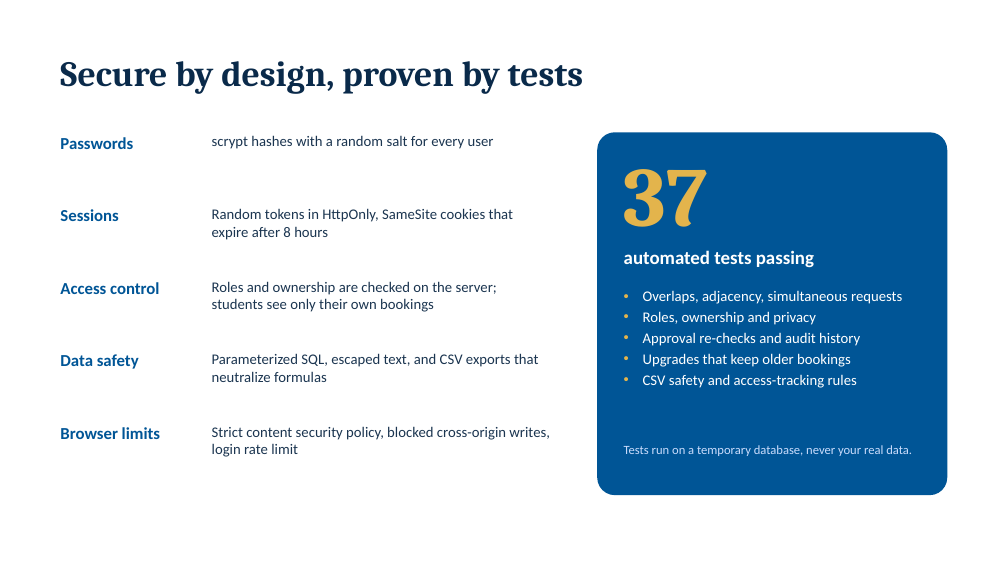
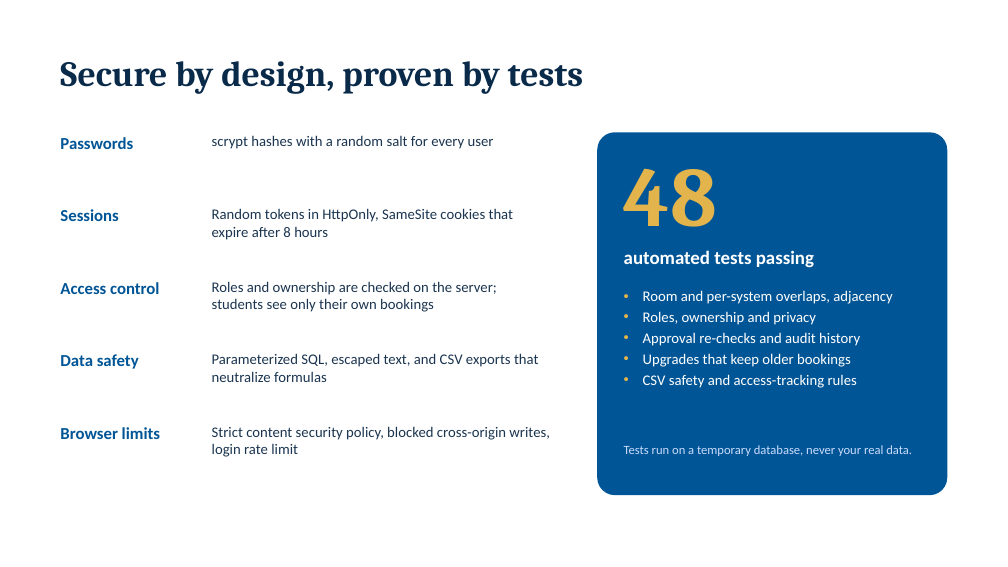
Before and after one commit to ZeonArc/booking, a slide deck: slide 5 of docs/SRM-LabReserve.pptx. Drawn at 1008x567 pixels with LibreOffice and Linux fonts; fonts in the diff are those of the drawing. Boxes give left, top, right and bottom in pixels: in the first picture for what was removed or moved away, otherwise in the second. Text is boxed around its words. In the diff, an @@ line names an element or a change of style, - is before the commit and + after.

```diff
--- a/docs/SRM-LabReserve.pptx
+++ b/docs/SRM-LabReserve.pptx
@@ text at <box>624,168,717,227</box>: text changed @@
-37
+48
@@ text at <box>643,290,892,304</box>: text changed @@
-• Overlaps, adjacency, simultaneous requests
+• Room and per-system overlaps, adjacency
```
Also in this commit, not shown: 2 other slides changed, 16 other files.
